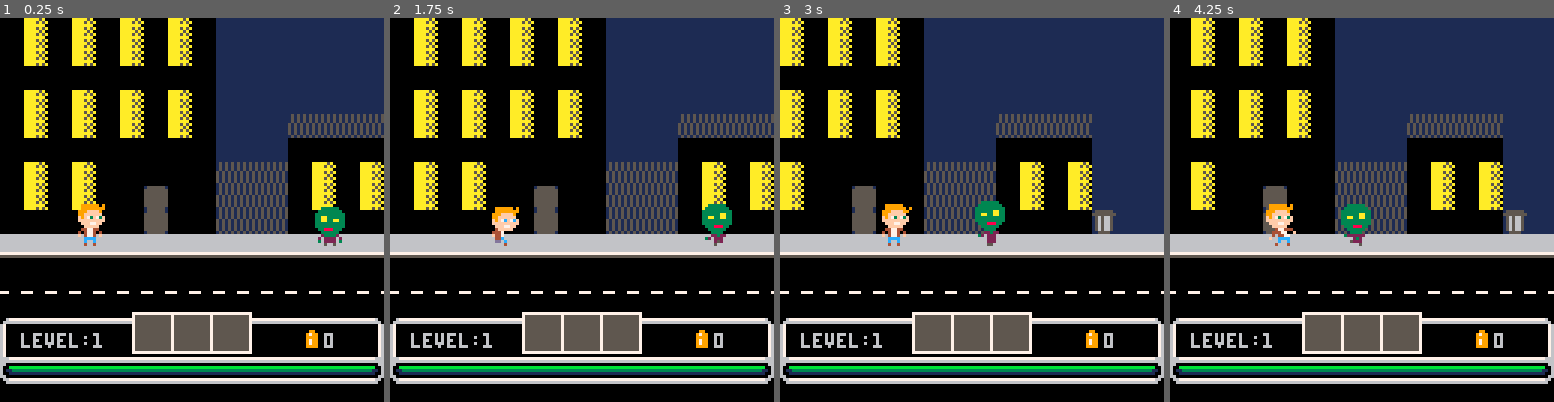
Above: before the commit, frames 1-4 (left to right).
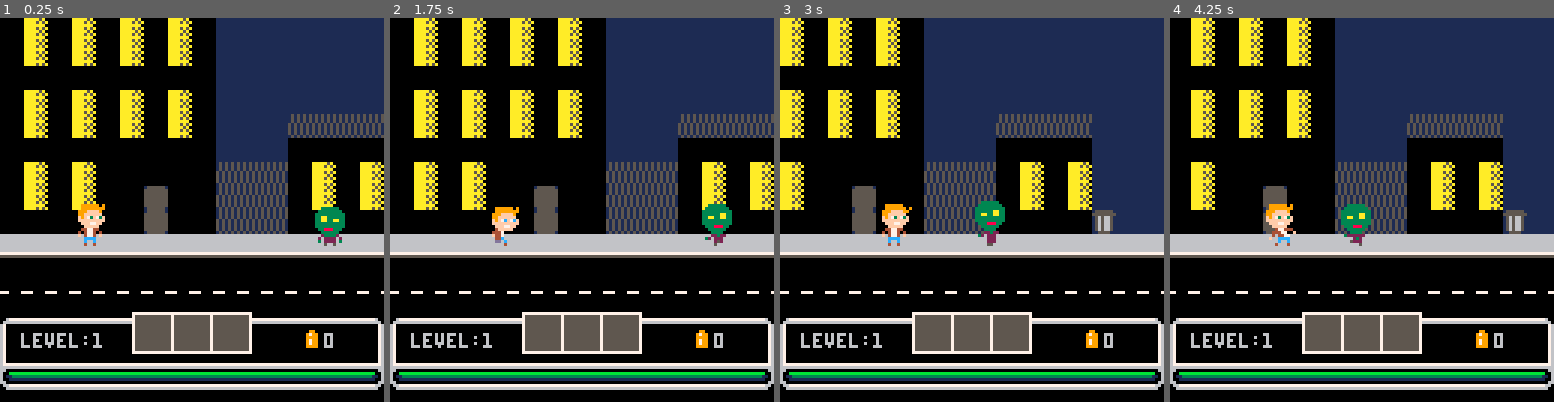
Above: after the commit, the same moments.

Repository: NicolaMigliore/zombie
Game: PICO-8 cartridge zombie.p8
Two runs of this game, one before a commit and one after it. Both use one fixed random seed, a clock stepped at 60 frames per second and the inputs below.
Inputs:
- Up to frame 1 (0.25 s): no input
- Up to frame 2 (1.75 s): tap X (X key) at 0.33, 1.07 s; tap O (Z key) at 0.7, 1.7 s; hold Right from 1.6 s (still down)
- Up to frame 3 (3 s): tap X (X key) at 1.85, 2.97 s; release Right at 2.1 s; tap O (Z key) at 2.1, 2.5, 2.9 s; hold Up 2.15-2.42 s; hold Right from 2.47 s (still down)
- Up to frame 4 (4.25 s): release Right at 3.03 s; hold Left 3.08-3.58 s; tap O (Z key) at 3.3, 3.7, 4.1 s; hold Down 3.63-3.97 s; hold Right from 4.02 s (still down); tap X (X key) at 4.08 s

The runs differ from the first frame. In frame 1, 8.4% of the frame differs, in the area x 0-100%, y 88-97%; in frame 2, 8.4%; in frame 3, 8.4%; in frame 4, 8.4%.

Commit message:
Added Game Over scene

Diff:
--- a/ECS/entities/player.lua
+++ b/ECS/entities/player.lua
@@ -23,6 +23,16 @@
                 {x=16,y=0,w=16,h=16,pal_rep={{9,8},{15,8},{4,8},{7,8},{12,8}}},
             },
             speed = 0.5,
+            loop = false,
+        },
+        _death = {
+            frames = {
+                {x=48,y=112,w=8,h=8},
+                {x=56,y=112,w=8,h=8},
+                {x=48,y=120,w=8,h=8},
+                {x=56,y=120,w=8,h=8},
+            },
+            speed = 0.1,
             loop = false,
         },
         run = {
@@ -84,6 +94,16 @@
             if(damage_ended) return "idle"
             -- continue damaged state
             return "_damaged"
+        end,
+        _death = function(_e)
+            local death_ended = _e.animation.anim_i > #_e.animation.animations["_death"].frames
+            -- delete entity
+            if death_ended then
+                del(entities,_e)
+                load_scene_death()
+            else
+                return "_death"
+            end
         end,
         run = function(_e)
             if _e.position.dx > 0 then
--- a/scenes/death.lua
+++ b/scenes/death.lua
@@ -0,0 +1,24 @@
+function _scene_death_u()
+    if(btnp(❎)) load_scene_level()
+    -- todo: save score
+end
+
+function _scene_death_d()
+    camera()
+
+    draw_window_frame(10,7,107,90)
+
+    local text_x = 35
+    print("you are",text_x,15,7)
+    print("dead!",text_x+32,15,8)
+
+    print("level:"..level,46,25,6)
+    print("score:"..score,46,33,6)
+
+    print("press❎ to restart",25,60,blink_color1.color) --blink_color1
+    --print("press🅾️ to return to title" ,20,80,7)
+end
+
+function load_scene_death()
+    mode = "death"
+end
--- a/scenes/level.lua
+++ b/scenes/level.lua
@@ -82,8 +82,9 @@
 
 
 function load_scene_level()
-    entitie = {}
+    entities = {}
     level = 1
+    score = 0
     mode = "level"
 
     -- create level
--- a/scripts/main.lua
+++ b/scripts/main.lua
@@ -20,6 +20,8 @@
     show_hitboxes = false
 
     cam_x = 0
+
+    _ui_i()
 end
 
 function _update60()
@@ -27,7 +29,9 @@
     elseif mode == "level" then
         _scene_level_u()
     elseif mode == "death" then
+        _scene_death_u()
     end
+    _ui_u()
 end
 
 function _draw()
@@ -35,6 +39,7 @@
     elseif mode == "level" then
         _scene_level_d()
     elseif mode == "death" then
+        _scene_death_d()
     end
     -- if(gamecamera) camera(gamecamera.position.x)
 end
--- a/scripts/ui.lua
+++ b/scripts/ui.lua
@@ -1,11 +1,21 @@
-function _ui_d()
-    new_ui()
+function _ui_i()
+    blink_color1 = {
+        colors={7,6,7},
+        ci=1,
+        color=7
+    }
 end
 
-function new_ui()
+function _ui_u()
+    -- update blick colors
+    blink_color1.ci+=1/30
+    if(blink_color1.ci>#blink_color1.colors+1) blink_color1.ci=1
+    blink_color1.color=blink_color1.colors[flr(blink_color1.ci)]
+end
+
+function _ui_d()
     -- reset drawing offset
     camera()
-    palt(0, false)
     rectfill(0, 96, 127, 127, 0)
 
     -- hp bar color
@@ -21,16 +31,18 @@
     pal(3, hp_pals[hp_pal_index][2])
 
     -- ui background
-    sspr(96, 96, 16, 24, 0, 100, 16, 24, false)
-    for i = 1, 8 do
-        sspr(112, 96, 16, 24, i * 16, 100, 16, 24, false)
+    draw_window_frame(0,100,128,24)
+    palt(0, false)
+    palt(14, true)
+    sspr(112,112,8,8,0,115)
+    for i = 1, 14 do
+        sspr(120, 112,8,8,i*8,115)
     end
-    --sspr(112,96,16,16,64,100,16,16,false)
-    sspr(96, 96, 16, 24, 112, 100, 16, 24, true)
+    sspr(112,112,8,8,120,115,8,8,true)
 
     -- consume hp bar
     local missing_w = (1 - hp_perc) * 123
-    rectfill(126 - missing_w, 116, 126, 118, 0)
+    rectfill(126 - missing_w, 118, 126, 120, 0)
 
     -- inventory
     if player.inventory and player.inventory.visible then
@@ -39,8 +51,6 @@
         local inv_x, inv_y, inv_s = 64-(square_size*player.inventory.size/2), 98, player.inventory.size
         rectfill(inv_x, inv_y, inv_x + square_size * inv_s, inv_y + square_size, 5)
 
-
-        palt(14, true)
         for i = 1, inv_s do
             local offset_x = square_size * (i - 1)
             local c = i == player.inventory.active_i and 10 or 7
@@ -53,7 +63,6 @@
         end
         if #player.inventory.items > 0 then
             local offset_x = square_size * (player.inventory.active_i-1)
-            --rect(inv_x + offset_x, inv_y, inv_x + square_size + offset_x, inv_y + square_size, 9)
             rect(inv_x + offset_x + 1, inv_y + 1, inv_x + square_size + offset_x - 1, inv_y + square_size - 1, 9)
         end
     end
@@ -68,70 +77,71 @@
     palt()
 end
 
-function old_ui()
-    -- background
-    rect(0, 96, 127, 127, 5)
-    rectfill(1, 97, 126, 126, 4)
+function draw_window_frame(_x,_y,_w,_h)
+    palt(0,false)
+    palt(14,true)
+    local rows, cols = flr(_h/8)-1, flr(_w/8)-1
+    for i=0,rows do
+        for j=0,cols do
+            if i==0 then -- top
+                -- first
+                if(j==0) sspr(112,96,8,8,_x,_y)
+                -- middle
+                if(j>0 and j<cols) sspr(120,96,8,8,_x+j*8,_y)
+                -- last
+                if(j==cols) sspr(112,96,8,8,_x+j*8,_y,8,8,true)
 
-    -- hp
-    local bar_x, bar_y, bar_w = 13, 100,
-        --62
-        77
-    rectfill(bar_x, bar_y, bar_x + bar_w, bar_y + 8, 6)
-    bar_x += 1
-    bar_y += 1
-    rectfill(bar_x, bar_y, bar_x + 12, bar_y + 6, 5)
-    bar_x += 1
-    bar_y += 1
-    print(player.battle.health, bar_x, bar_y, 6)
-
-    local hp_perc = player.battle.health / player.battle.max_health
-    local hp_w = hp_perc * bar_w -
-        --46--48
-        16
-    local hp_c = ({ 8, 9, 10, 11, 11 })[flr(hp_perc * 4) + 1]
-    bar_x += 13
-    bar_y -= 1
-    rectfill(bar_x, bar_y, bar_x + bar_w - 16, bar_y + 6, 5)
-    rectfill(bar_x, bar_y, bar_x + hp_w, bar_y + 6, hp_c)
-
-    -- inventory
-    -- render inventory
-    if player.inventory and player.inventory.visible then
-        local inv_x, inv_y, inv_s = player.inventory.x, player.inventory.y, player.inventory.size
-        rectfill(inv_x, inv_y, inv_x + 9, inv_y + 9 * inv_s, 5)
-        palt(0, false)
-        palt(14, true)
-        for i = 1, inv_s do
-            local offset_y = 9 * (i - 1)
-            local c = i == player.inventory.active_i and 6 or 10
-            rect(inv_x, inv_y + offset_y, inv_x + 9, inv_y + offset_y + 9, 6)
-            -- render items
-            local item = player.inventory.items[i]
-            if item then
-                sspr(item.sprite.sprite.x, item.sprite.sprite.y, 8, 8, inv_x + 1, inv_y + 1 + offset_y)
+            elseif i<rows then -- middle
+                -- first
+                if(j==0) sspr(104,96,8,8,_x,_y+i*8,8,8)
+                -- middle
+                if(j>0 and j<cols) sspr(0,96,8,8,_x+j*8,_y+i*8)
+                -- last
+                if(j==cols) sspr(104,96,8,8,_x+j*8,_y+i*8,8,8,true)
+            else -- bottom
+                -- first
+                if(j==0) sspr(112,104,8,8,_x,_y+i*8,8,8)
+                -- middle
+                if(j>0 and j<cols) sspr(120,104,8,8,_x+j*8,_y+i*8,8,8)
+                -- last
+                if(j==cols) sspr(112,104,8,8,_x+j*8,_y+i*8,8,8,true)
             end
         end
     end
-
-    -- bullets
-    local row = 0
-    local nbr_bullets = min(50, 44)
-    for i = 1, nbr_bullets do
-        row = flr(i / 22)
-        local x = (i - 1) % 22 * 5 + 13
-        local y = flr(i / 23) * 7 + 110
-        --sspr(8,8,8,8,7+i*5,113,8,8)
-        sspr(8, 8, 8, 8, x, y, 8, 8)
-    end
     palt()
 
-    -- level
-    bar_x = bar_x - 13 + bar_w
-    bar_y -= 1
-    rectfill(bar_x, bar_y, bar_x + 33, bar_y + 8, 6)
-    bar_x += 1
-    bar_y += 1
-    rectfill(bar_x, bar_y, bar_x + 31, bar_y + 6, 5)
-    print("level:"..level, bar_x+2, bar_y+1,6)
+    -- old --
+
+    -- local middle_h_tiles = (_w/8)-1
+    -- local middle_v_tiles = (_h/8)-1
+    -- local i,j = 1,1
+
+    -- -- top-left
+    -- sspr(112,96,8,8,_x,_y)
+    -- -- top-middle
+    -- while i<middle_h_tiles do
+    --     sspr(120,96,8,8,_x+i*8,_y)
+    --     i += 1
+    -- end
+    -- -- top-right
+    -- sspr(112,96,8,8,_x+i*8,_y,8,8,true)
+
+    -- -- middle-sides
+    -- while j<middle_v_tiles do
+    --     sspr(104,96,8,8,_x,_y+j*8,8,8)
+    --     sspr(104,96,8,8,_x+i*8,_y+j*8,8,8,true)
+    --     j += 1
+    -- end
+
+    -- -- bottom-left
+    -- sspr(112,104,8,8,_x,_y+j*8,8,8)
+    -- -- bottom-middle
+    -- i=1
+    -- while i<middle_h_tiles do
+    --     sspr(120,104,8,8,_x+i*8,_y+j*8,8,8)
+    --     i += 1
+    -- end
+    -- -- bottom-right
+    -- sspr(112,104,8,8,_x+i*8,_y+j*8,8,8,true)
+
 end
--- a/scripts/utils.lua
+++ b/scripts/utils.lua
@@ -1,42 +1,43 @@
 function log(_text)
-	printh(_text,"zombie/log")
+    printh(_text, "zombie/log")
 end
 
 --- sort the elements
-function sort(_list,_comparison_f)
-    for i=2,#_list do
+function sort(_list, _comparison_f)
+    for i = 2, #_list do
         local j = i
-        while j > 1 and _comparison_f(_list[j-1], _list[j]) do
-            _list[j],_list[j-1] = _list[j-1],_list[j]
-            j-=1
+        while j > 1 and _comparison_f(_list[j - 1], _list[j]) do
+            _list[j], _list[j - 1] = _list[j - 1], _list[j]
+            j -= 1
         end
     end
 end
 
 -- converts anything to string, even nested tables
 function tostring(any)
-    if type(any)=="function" then
+    if type(any) == "function" then
         return "function"
     end
-    if any==nil then
+    if any == nil then
         return "nil"
     end
-    if type(any)=="string" then
+    if type(any) == "string" then
         return any
     end
-    if type(any)=="boolean" then
+    if type(any) == "boolean" then
         if any then return "true" end
         return "false"
     end
-    if type(any)=="table" then
+    if type(any) == "table" then
         local str = "{ "
-        for k,v in pairs(any) do
-            str=str..tostring(k).."->"..tostring(v).." "
+        for k, v in pairs(any) do
+            str = str .. tostring(k) .. "->" .. tostring(v) .. " "
         end
-        return str.."}"
+        return str .. "}"
     end
-    if type(any)=="number" then
-        return ""..any
+    if type(any) == "number" then
+        return "" .. any
     end
-    return "unkown" -- should never show
+    return "unkown"
+    -- should never show
 end
Not shown, changed: 33 lines of the sprite sheet (__gfx__) section of zombie.p8
